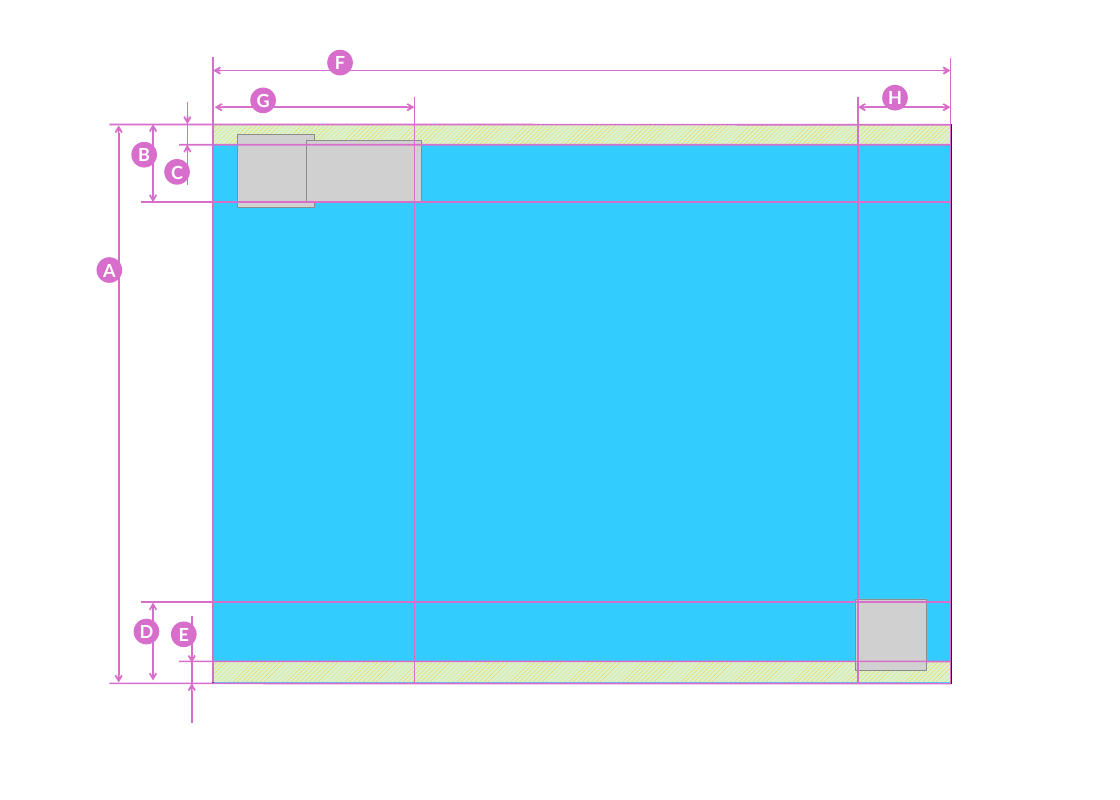
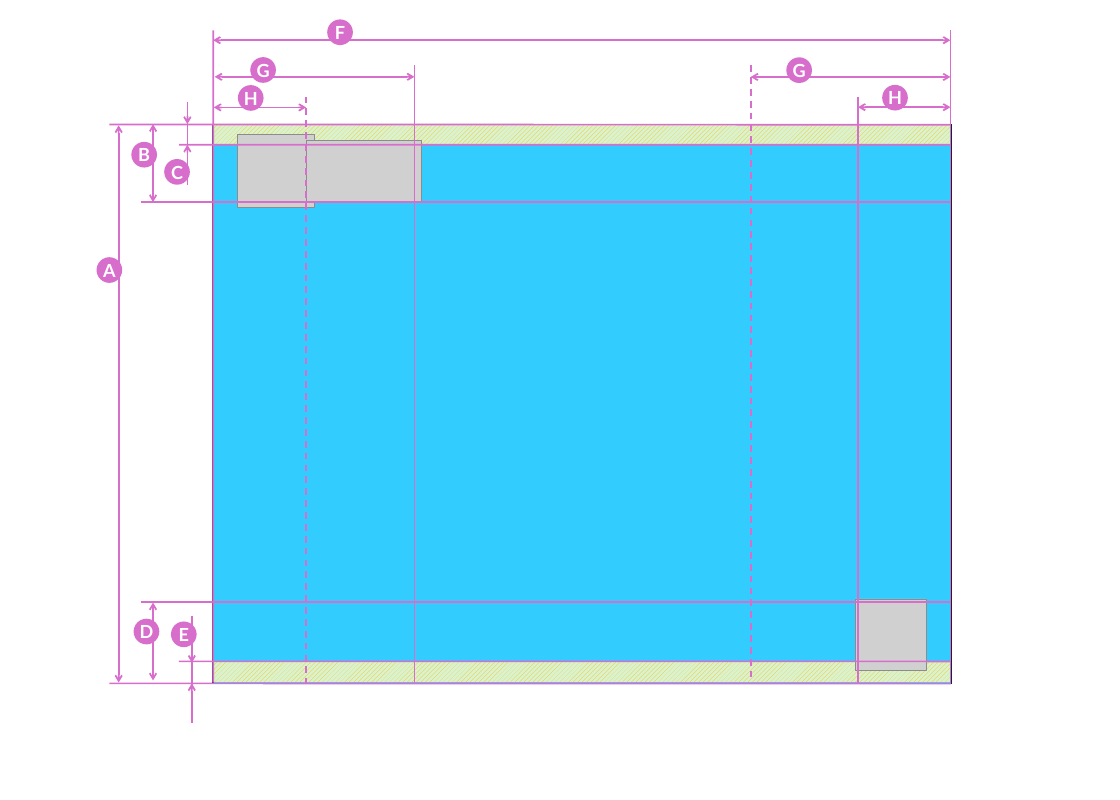
Before and after one commit to iqb-berlin/tba-info, a slide deck: slide 1 of tasks/design/stars/assets/StarsPlayerHeightWidth.pptx. Drawn at 1120x800 pixels with LibreOffice and Linux fonts; fonts in the diff are those of the drawing; grey boxes stand for pictures. Boxes give left, top, right and bottom in pixels: in the first picture for what was removed or moved away, otherwise in the second. Text is boxed around its words. In the diff, an @@ line names an element or a change of style, - is before the commit and + after.

```diff
--- a/tasks/design/stars/assets/StarsPlayerHeightWidth.pptx
+++ b/tasks/design/stars/assets/StarsPlayerHeightWidth.pptx
@@ 2 ellipses, 2 double arrows: place and size @@
-2 ellipses, 2 double arrows at bbox=[213, 50, 950, 114]
+2 ellipses, 2 double arrows at bbox=[213, 20, 950, 83]
@@ line moved from (213, 57) - (213, 682) to (213, 30) - (213, 682) @@
@@ ellipse added at bbox=[786, 57, 812, 83], fill #D86ECC, 16 pt, text #FFFFFF, bold @@
+G
@@ line moved from (951, 59) - (951, 684) to (951, 30) - (951, 684) @@
@@ ellipse added at bbox=[238, 85, 264, 111], fill #D86ECC, 16 pt, text #FFFFFF, bold @@
+H
@@ line moved from (415, 97) - (415, 684) to (415, 65) - (415, 684) @@
@@ double arrow added from (950, 77) to (751, 77), #D86ECC 1.5 pt @@
@@ line added from (751, 65) to (751, 684), #D86ECC 1.5 pt dashed @@
@@ double arrow added from (306, 107) to (214, 107), #D86ECC 1.5 pt @@
@@ line added from (306, 97) to (306, 684), #D86ECC 1.5 pt dashed @@
```
Also in this commit, not shown: 8 slides added.
